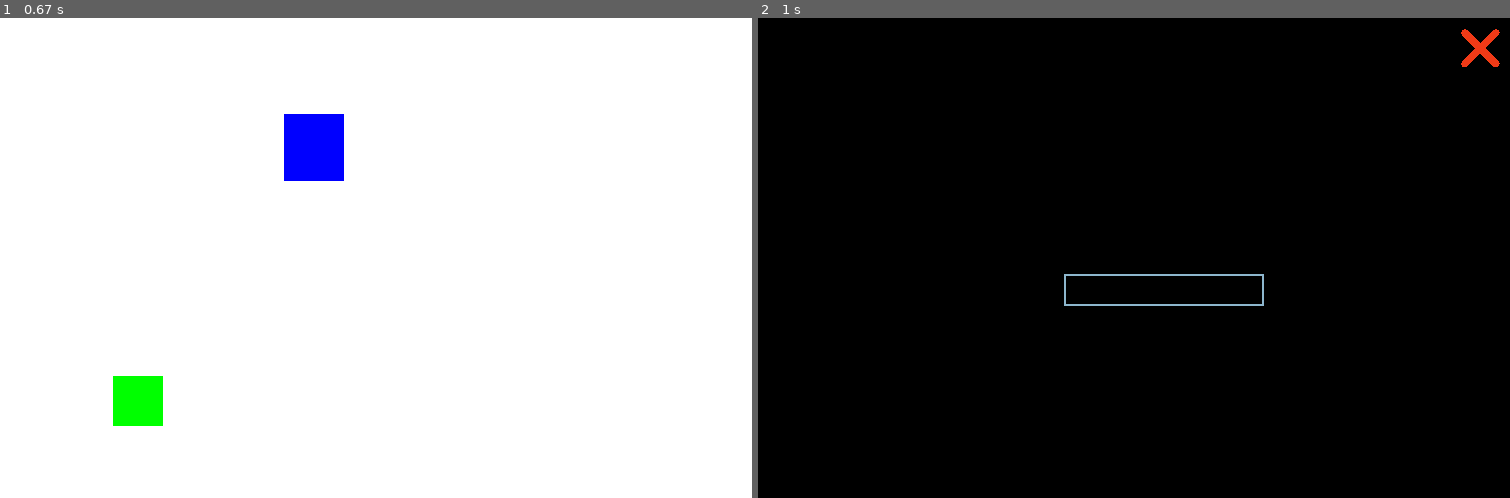
Above: before the commit, frames 1-2 (left to right).
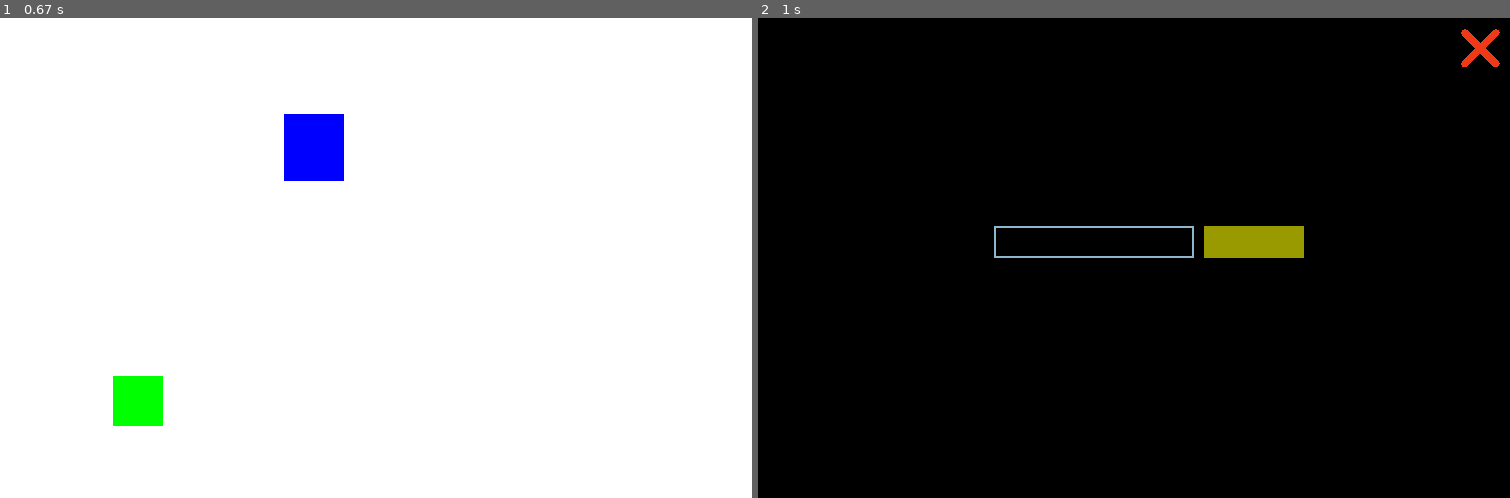
Above: after the commit, the same moments.

Repository: hsiang086/crc-static-exhibition
Game: pygame game, started from main/first_scene.py
Same seed, same stepped clock (60 frames per second), same inputs: the game is played once before the commit and once after it.
Inputs (mouse positions are in pixels of both pictures, inside the frame that each line leads up to):
- Up to frame 1 (0.67 s): press the mouse at (315, 147) at 0.37 s; move the mouse to (330, 138) at 0.47 s; release the mouse at (345, 128) at 0.6 s
- Up to frame 2 (1 s): click (1073, 147) at 0.72 s

Frame 1 is identical in both runs. In frame 2, 1.4% of the frame differs, in the area x 31-73%, y 43-60%.

Commit message:
Can type in password(123)

Diff:
--- a/main/first_scene.py
+++ b/main/first_scene.py
@@ -11,13 +11,18 @@
     global clock
     global FPS
 
-    global typing
+    global typing, end_type
     global first_scenes
     global lock_focusing
     global ascii_focusing
 
+    global IPBw,IPBh,IPBx,IPBy
+    global answer, correct
+
     typing = False
-
+    end_type = False
+    correct = False
+    answer = "123"
     # idk
     pygame.init()
     pygame.display.set_caption('first scene')
@@ -27,6 +32,10 @@
 
     # screen
     RES = WIDTH, HEIGHT = 752, 480
+    IPBw = 140
+    IPBh = 32
+    IPBx = (WIDTH / 2) - IPBw
+    IPBy = (HEIGHT / 2) - IPBh
     screen = pygame.display.set_mode(RES)
     screen.fill('BLACK')
 
@@ -75,6 +84,7 @@
         self.text = ''
         self.done = False
         self.font = pygame.font.Font(None, 32)
+        self.width = 200
 
     def dealEvent(self, event: pygame.event.Event):
         if(event.type == pygame.MOUSEBUTTONDOWN):
@@ -82,8 +92,7 @@
                 self.active = not self.active
             else:
                 self.active = False
-            self.color = self.color_active if(
-                self.active) else self.color_inactive
+            self.color = self.color_active if(self.active) else self.color_inactive
         if(event.type == pygame.KEYDOWN):
             if(self.active):
                 if(event.key == pygame.K_RETURN):
@@ -92,11 +101,12 @@
                     self.text = self.text[:-1]
                 else:
                     self.text += event.unicode
-
+    def update(self):
+        self.color = self.color_active if(self.active) else self.color_inactive
     def draw(self, screen: pygame.surface.Surface):
         txtSurface = self.font.render(self.text, True, self.color)
-        width = max(200, txtSurface.get_width()+10)
-        self.boxBody.w = width
+        self.width = max(200, txtSurface.get_width()+10)
+        self.boxBody.w = self.width
         screen.blit(txtSurface, (self.boxBody.x+5, self.boxBody.y+5))
         pygame.draw.rect(screen, self.color, self.boxBody, 2)
 
@@ -106,7 +116,30 @@
 
 def Type_PW():
     global inputbox
-    inputbox = InputBox(pygame.Rect(WIDTH/2-70, HEIGHT/2+16, 140, 32))
+    global IPBw,IPBh,IPBx,IPBy
+    inputbox = InputBox(pygame.Rect(IPBx, IPBy, IPBw, IPBh))
+
+
+class Confirm(pygame.sprite.Sprite):
+    def __init__(self):
+        pygame.sprite.Sprite.__init__(self)
+        self.image = pygame.Surface((100,IPBh))
+        self.image.fill((153,153,0))
+        self.rect = self.image.get_rect()
+        self.rect.y = IPBy
+    def dealEvent(self,inputbox: InputBox):
+        global correct
+        self.image.fill((255,255,255))
+        if inputbox.text == answer:
+            correct = True
+        else:
+            correct = False
+            inputbox.text = ""
+        print(correct)
+    def update(self,inputbox:InputBox):
+        self.rect.x = IPBx + inputbox.width + 10
+    def disappear(self):
+        self.kill()
 
 
 # first scenes
@@ -130,17 +163,25 @@
 
     def update(self):
         global typing
+        global confirm, confirm_bottons
         for event in events:
+            confirm = Confirm()
+            confirm_bottons = pygame.sprite.Group()
+            confirm_bottons.add(confirm)
             if event.type == pygame.MOUSEBUTTONUP and self.rect.collidepoint(pygame.mouse.get_pos()) and not inputbox.active:
-                if not inputbox.active:screen.fill('BLACK')
-                lock_focusing.draw(screen)
+                screen.fill('BLACK')
                 typing = True
-
             inputbox.dealEvent(event)
+
+
             if typing:
-                if inputbox.active: screen.fill('BLACK')
+                screen.fill('BLACK')
                 lock_focusing.update()
                 inputbox.draw(screen)
+        if typing:
+            lock_focusing.draw(screen)
+            confirm.update(inputbox)
+            confirm_bottons.draw(screen)
 
 
 
@@ -191,6 +232,15 @@
         if event == pygame.KEYDOWN:
             if event.key == pygame.K_ESCAPE:
                 os._exit(True)
-
+        if typing:
+            if event.type == pygame.MOUSEBUTTONDOWN:
+                if confirm.rect.collidepoint(pygame.mouse.get_pos()):
+                    confirm.dealEvent(inputbox)
+                    print(correct)
+
+
+
+    if correct:
+        os._exit(True)
 
     pygame.display.update()
